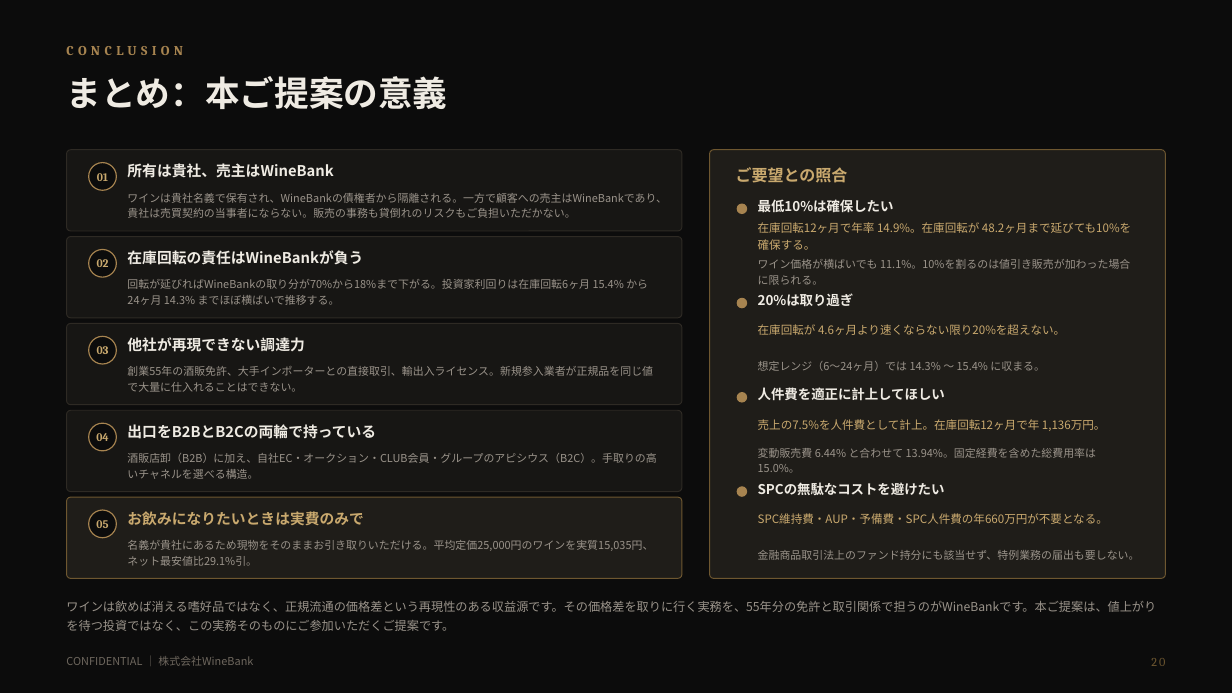
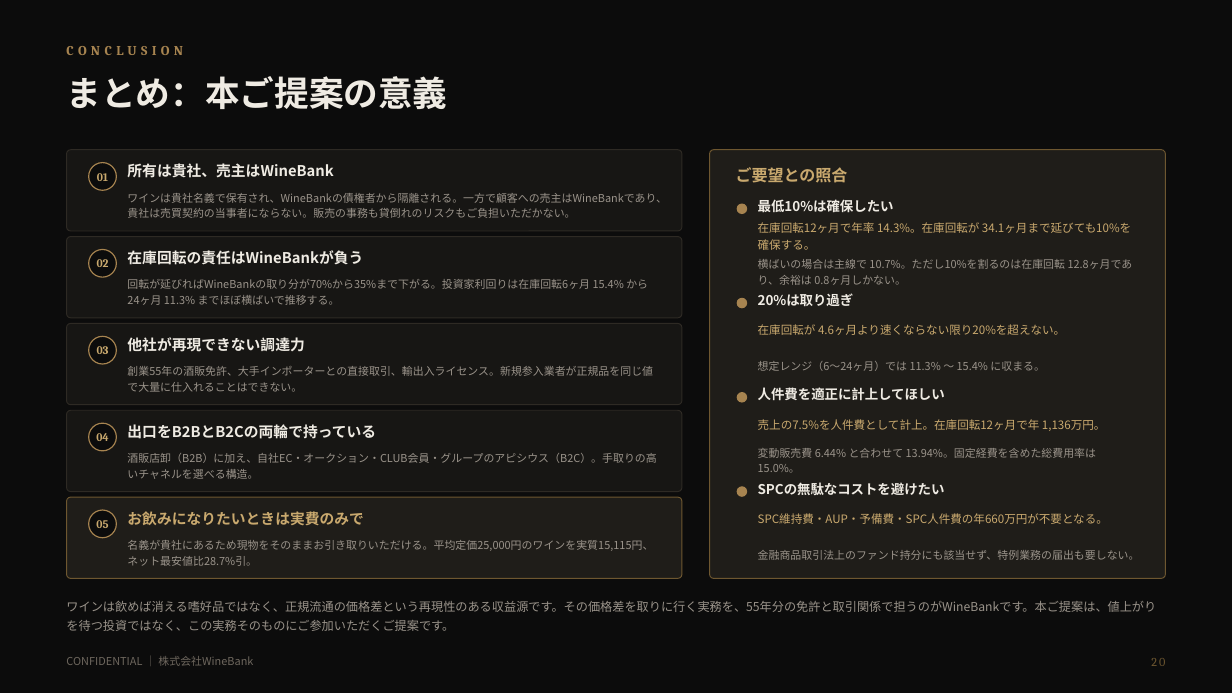
Before and after one commit to nakano-winebank/wine-auction, a slide deck: slide 21 of docs/wine-fund/WineBank_ワイン現物投資のご提案_倉持案_直接所有委託販売_1億円_20260820.pptx. Drawn at 1232x693 pixels with LibreOffice and Linux fonts; fonts in the diff are those of the drawing. Boxes give left, top, right and bottom in pixels: in the first picture for what was removed or moved away, otherwise in the second. Text is boxed around its words. In the diff, an @@ line names an element or a change of style, - is before the commit and + after.

Commit message:
倉持案v2：配分ティアをご指示の水準（70/60/50/40/35/30）で確定
9ヶ月60% / 12ヶ月50% / 15ヶ月50% / 18ヶ月40% / 24ヶ月35% / 24ヶ月超30%。
6ヶ月以内は70%で据え置き。12ヶ月と15ヶ月が同率のため「15ヶ月以内50%」の
一段にまとめ、主線12ヶ月がこの段に属することをティア図に明記した。

投資家利回り（年率）は 6ヶ月15.4% / 9ヶ月14.5% / 12ヶ月14.3% / 15ヶ月12.1%
/ 18ヶ月12.7% / 24ヶ月11.3% / 36ヶ月9.7%。10%確保は在庫回転34.1ヶ月まで、
20%超過は在庫回転4.6ヶ月より速い場合に限られる。段差は最大10ポイント。

あわせて、値上がり前提の位置づけを実態に合わせて書き直した。横ばい（0%）でも
主線12ヶ月なら10.7%を確保するが、10%を割るのは在庫回転12.8ヶ月であり余裕は
0.8ヶ月しかない。前版では投資家の取り分が厚く余裕が3.6ヶ月あったため
「横ばいでも10%を確保できる」と書いていたが、この水準では成立しないため、
値上がりページ・下振れページ・まとめページの記述を差し替えた。

全22枚をレンダリングして目視確認し、列幅の合計・ティアの単調性・利回りの
上下限を機械検証した。

```diff
--- a/docs/wine-fund/WineBank_ワイン現物投資のご提案_倉持案_直接所有委託販売_1億円_20260820.pptx
+++ b/docs/wine-fund/WineBank_ワイン現物投資のご提案_倉持案_直接所有委託販売_1億円_20260820.pptx
@@ text at [758,222,1131,250]: text changed @@
-在庫回転12ヶ月で年率 14.9%。在庫回転が 48.2ヶ月まで延びても10%を確保する。
+在庫回転12ヶ月で年率 14.3%。在庫回転が 34.1ヶ月まで延びても10%を確保する。
@@ text at [758,259,1133,285]: text changed @@
-ワイン価格が横ばいでも 11.1%。10%を割るのは値引き販売が加わった場合に限られる。
+横ばいの場合は主線で 10.7%。ただし10%を割るのは在庫回転 12.8ヶ月であり、余裕は 0.8ヶ月しかない。
@@ text at [127,279,648,305]: text changed @@
-回転が延びればWineBankの取り分が70%から18%まで下がる。投資家利回りは在庫回転6ヶ月 15.4% から24ヶ月 14.3% までほぼ横ばいで推移する。
+回転が延びればWineBankの取り分が70%から35%まで下がる。投資家利回りは在庫回転6ヶ月 15.4% から24ヶ月 11.3% までほぼ横ばいで推移する。
@@ text at [758,361,1045,371]: text changed @@
-想定レンジ（6〜24ヶ月）では 14.3% 〜 15.4% に収まる。
+想定レンジ（6〜24ヶ月）では 11.3% 〜 15.4% に収まる。
@@ text at [127,540,653,566]: text changed @@
-名義が貴社にあるため現物をそのままお引き取りいただける。平均定価25,000円のワインを実質15,035円、ネット最安値比29.1%引。
+名義が貴社にあるため現物をそのままお引き取りいただける。平均定価25,000円のワインを実質15,115円、ネット最安値比28.7%引。
```
Also in this commit, not shown: 10 other slides changed, 4 other files.
